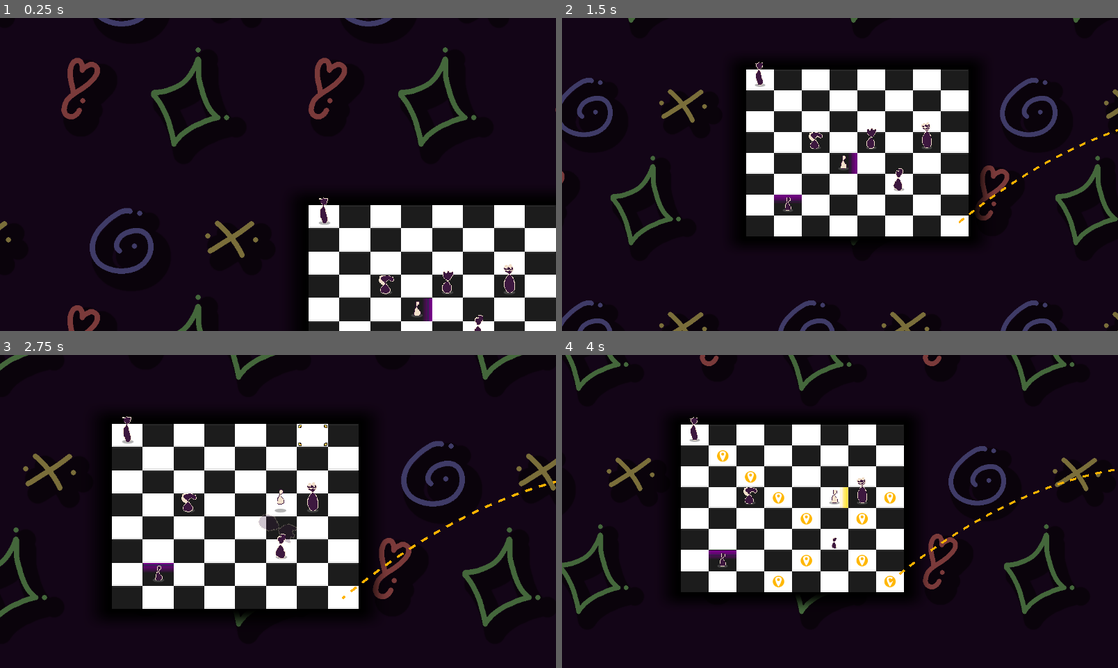
Above: before the commit, frames 1-4 (two rows, left to right).
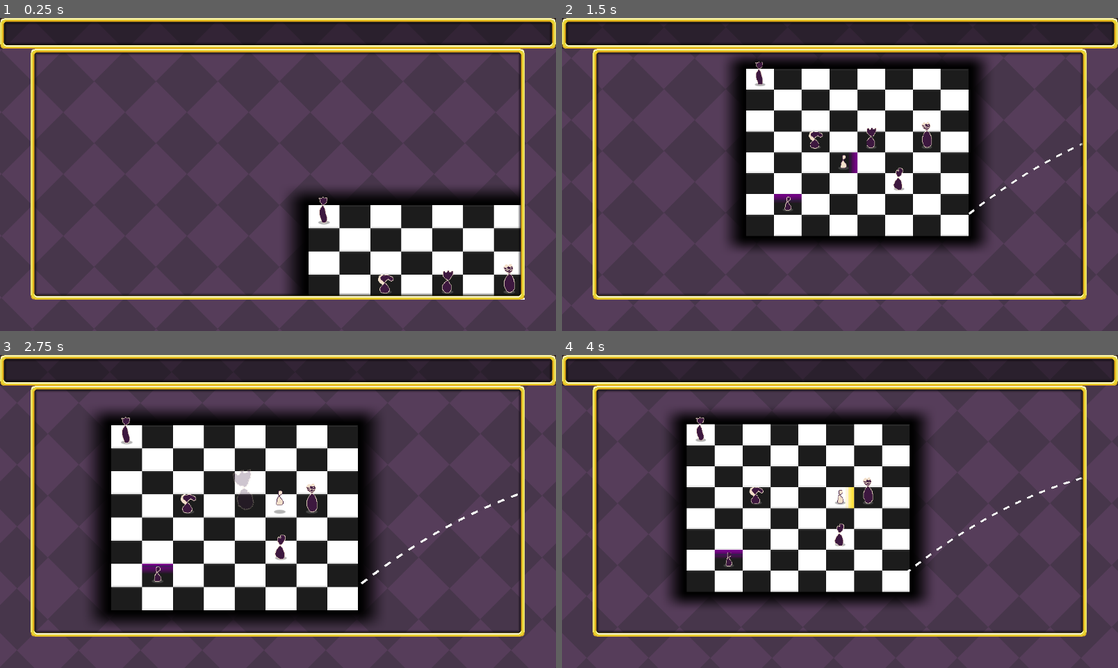
Above: after the commit, the same moments.

Repository: IAmNotIsaac/gwj-73
Game: Godot game, scene res://scenes/main.tscn
Two runs of this game, one before a commit and one after it. Both use one fixed random seed, a clock stepped at 60 frames per second and the inputs below. Before the commit the project starts from res://scenes/world.tscn.
Inputs (mouse positions are in pixels of both pictures, inside the frame that each line leads up to):
- Up to frame 1 (0.25 s): no input
- Up to frame 2 (1.5 s): tap Enter (ui_accept) at 0.5, 0.77 s; move the mouse to (873, 205) at 0.52 s; hold D (move_right) 0.53-1.28 s; click (873, 205) at 0.67 s; move the mouse to (728, 190) at 1.27 s; hold S (move_down) from 1.28 s (still down)
- Up to frame 3 (2.75 s): tap Enter (ui_accept) at 1.52 s; move the mouse to (333, 442) at 2.02 s; release S (move_down) at 2.03 s; hold D (move_right) from 2.03 s (still down)
- Up to frame 4 (4 s): move the mouse to (812, 574) at 2.77 s; release D (move_right) at 2.78 s; hold W (move_up) 2.78-3.53 s; click (812, 574) at 2.92 s; tap Enter (ui_accept) at 3.02, 3.77 s; move the mouse to (1006, 558) at 3.52 s; hold A (move_left) from 3.53 s (still down)

The runs differ from the first frame. In frame 1, 85% of the frame differs, in the area x 0-100%, y 0-100%; in frame 2, 72%; in frame 3, 69%; in frame 4, 79%.

Commit message:
restructuring things

Diff:
--- a/project.godot
+++ b/project.godot
@@ -11,12 +11,13 @@
 [application]
 
 config/name="gwj-tower"
-run/main_scene="res://scenes/world.tscn"
+run/main_scene="res://scenes/main.tscn"
 config/features=PackedStringArray("4.3", "GL Compatibility")
 
 [autoload]
 
 Background="*res://singletons/background.tscn"
+Hud="*res://singletons/hud.tscn"
 
 [display]
 
@@ -25,6 +26,10 @@
 [global_group]
 
 pieces=""
+
+[gui]
+
+theme/custom="res://resources/themes/default_theme.tres"
 
 [input]
 
--- /dev/null
+++ b/resources/themes/default_theme.tres
@@ -0,0 +1,17 @@
+[gd_resource type="Theme" load_steps=4 format=3 uid="uid://c3d5oegbtblqx"]
+
+[ext_resource type="Texture2D" uid="uid://drsrna7fsfmhg" path="res://assets/textures/backgrounds/diamond.png" id="1_vew6t"]
+
+[sub_resource type="StyleBoxTexture" id="StyleBoxTexture_rc5wq"]
+texture = ExtResource("1_vew6t")
+axis_stretch_horizontal = 1
+axis_stretch_vertical = 1
+
+[sub_resource type="StyleBoxTexture" id="StyleBoxTexture_xg4dq"]
+texture = ExtResource("1_vew6t")
+axis_stretch_horizontal = 1
+axis_stretch_vertical = 1
+
+[resource]
+Panel/styles/panel = SubResource("StyleBoxTexture_rc5wq")
+PanelContainer/styles/panel = SubResource("StyleBoxTexture_xg4dq")
--- a/scenes/instantiables/board_interface.gd
+++ b/scenes/instantiables/board_interface.gd
@@ -36,8 +36,8 @@
 		printerr("BoardInterface expects parent to be a Board")
 		return
 
-	if get_tree().current_scene is World:
-		_world = get_tree().current_scene
+	if get_parent().get_parent() is World:
+		_world = get_parent().get_parent()
 		_camera_controller = _world.get_camera_controller()
 
 	_update_parabola()
--- a/scenes/instantiables/board_interface.tscn
+++ b/scenes/instantiables/board_interface.tscn
@@ -22,7 +22,6 @@
 
 [sub_resource type="ShaderMaterial" id="ShaderMaterial_3omb4"]
 shader = ExtResource("2_1ay55")
-shader_parameter/color = Color(1, 0.7, 0, 1)
 shader_parameter/direction = Vector2(1, 1)
 
 [sub_resource type="Gradient" id="Gradient_g44nr"]
--- /dev/null
+++ b/scenes/main.gd
@@ -0,0 +1,5 @@
+extends Node
+
+
+func _ready() -> void:
+	Hud.load_level(Hud.LEVELS.test)
--- /dev/null
+++ b/scenes/main.tscn
@@ -0,0 +1,6 @@
+[gd_scene load_steps=2 format=3 uid="uid://4bhx21s6pk7j"]
+
+[ext_resource type="Script" path="res://scenes/main.gd" id="1_3xbky"]
+
+[node name="Main" type="Node"]
+script = ExtResource("1_3xbky")
--- a/scenes/piece.tscn
+++ b/scenes/piece.tscn
@@ -960,7 +960,7 @@
 texture_filter = 1
 position = Vector2(0, -24)
 sprite_frames = SubResource("SpriteFrames_riloh")
-animation = &"3_b"
+animation = &"0_w"
 
 [node name="Shadow" type="Sprite2D" parent="."]
 texture = ExtResource("2_3o6u8")
--- a/shaders/uv_cycler.gdshader
+++ b/shaders/uv_cycler.gdshader
@@ -1,8 +1,7 @@
 shader_type canvas_item;
 
-uniform vec4 color : source_color;
 uniform vec2 direction = vec2(1.0, 1.0);
 
 void fragment() {
-	COLOR = texture(TEXTURE, UV - direction * TIME) * color;
+	COLOR = texture(TEXTURE, fract(UV - direction * TIME));
 }
--- /dev/null
+++ b/singletons/hud.gd
@@ -0,0 +1,25 @@
+extends CanvasLayer
+
+
+const LEVELS := {
+	&"test": {
+		&"packed": preload("res://scenes/world.tscn"),
+	}
+}
+
+@onready var viewport := %SubViewport
+
+var current_scene: Node
+
+
+func load_level(level_data: Dictionary) -> void:
+	if current_scene != null:
+		current_scene.queue_free()
+
+	current_scene = level_data.packed.instantiate()
+	viewport.add_child(current_scene)
+
+
+func disable() -> void:
+	current_scene.queue_free()
+	current_scene = null
--- /dev/null
+++ b/singletons/hud.tscn
@@ -0,0 +1,76 @@
+[gd_scene load_steps=7 format=3 uid="uid://buhlc6vmq4kta"]
+
+[ext_resource type="Texture2D" uid="uid://bpqrmpeodnpum" path="res://assets/textures/frame.png" id="1_6vkef"]
+[ext_resource type="Script" path="res://singletons/hud.gd" id="1_amupb"]
+[ext_resource type="Shader" path="res://shaders/uv_cycler.gdshader" id="1_gwte5"]
+
+[sub_resource type="ShaderMaterial" id="ShaderMaterial_son0n"]
+shader = ExtResource("1_gwte5")
+shader_parameter/direction = Vector2(0.1, 0.1)
+
+[sub_resource type="StyleBoxFlat" id="StyleBoxFlat_qchxu"]
+bg_color = Color(0, 0, 0, 0.403922)
+
+[sub_resource type="StyleBoxEmpty" id="StyleBoxEmpty_vtu2k"]
+
+[node name="Hud" type="CanvasLayer"]
+script = ExtResource("1_amupb")
+
+[node name="PanelContainer" type="PanelContainer" parent="."]
+texture_repeat = 2
+material = SubResource("ShaderMaterial_son0n")
+custom_minimum_size = Vector2(0, 64)
+anchors_preset = 15
+anchor_right = 1.0
+anchor_bottom = 1.0
+grow_horizontal = 2
+grow_vertical = 2
+size_flags_vertical = 0
+
+[node name="VBoxContainer" type="VBoxContainer" parent="PanelContainer"]
+layout_mode = 2
+theme_override_constants/separation = 0
+
+[node name="PanelContainer" type="PanelContainer" parent="PanelContainer/VBoxContainer"]
+custom_minimum_size = Vector2(0, 64)
+layout_mode = 2
+theme_override_styles/panel = SubResource("StyleBoxFlat_qchxu")
+
+[node name="GoldFrame" type="NinePatchRect" parent="PanelContainer/VBoxContainer/PanelContainer"]
+layout_mode = 2
+texture = ExtResource("1_6vkef")
+patch_margin_left = 16
+patch_margin_top = 16
+patch_margin_right = 16
+patch_margin_bottom = 16
+
+[node name="MarginContainer" type="MarginContainer" parent="PanelContainer/VBoxContainer"]
+layout_mode = 2
+size_flags_vertical = 3
+theme_override_constants/margin_left = 64
+theme_override_constants/margin_right = 64
+theme_override_constants/margin_bottom = 64
+
+[node name="PanelContainer2" type="PanelContainer" parent="PanelContainer/VBoxContainer/MarginContainer"]
+layout_mode = 2
+size_flags_vertical = 3
+theme_override_styles/panel = SubResource("StyleBoxEmpty_vtu2k")
+
+[node name="SubViewportContainer" type="SubViewportContainer" parent="PanelContainer/VBoxContainer/MarginContainer/PanelContainer2"]
+layout_mode = 2
+stretch = true
+
+[node name="SubViewport" type="SubViewport" parent="PanelContainer/VBoxContainer/MarginContainer/PanelContainer2/SubViewportContainer"]
+unique_name_in_owner = true
+disable_3d = true
+transparent_bg = true
+size = Vector2i(1024, 520)
+render_target_update_mode = 4
+
+[node name="GoldFrame" type="NinePatchRect" parent="PanelContainer/VBoxContainer/MarginContainer/PanelContainer2"]
+layout_mode = 2
+texture = ExtResource("1_6vkef")
+patch_margin_left = 16
+patch_margin_top = 16
+patch_margin_right = 16
+patch_margin_bottom = 16
Binary file added: assets/textures/backgrounds/diamond.png
Not shown, added: assets/textures/backgrounds/diamond.png.import
Binary file added: assets/textures/frame.png
Not shown, added: assets/textures/frame.png.import
